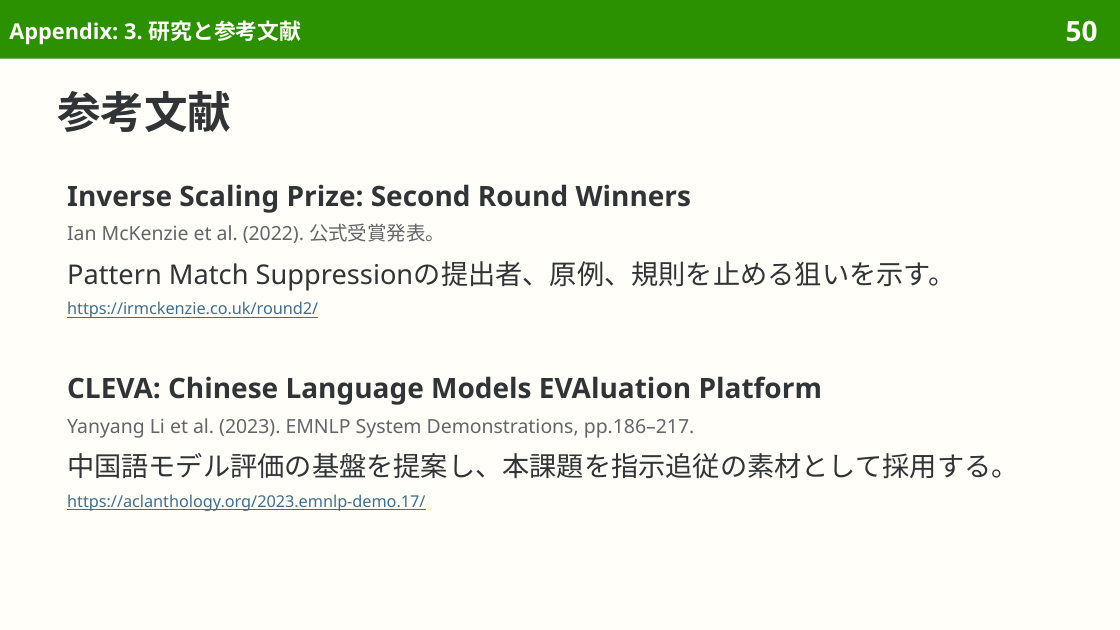
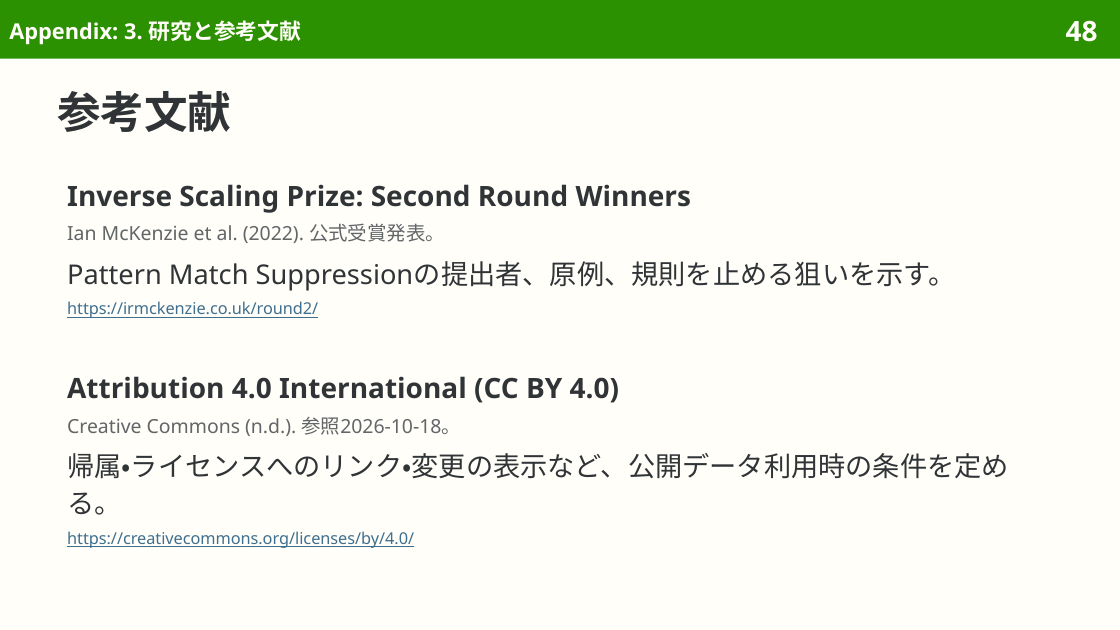
Before and after one commit to sasakiy84/datasets-in-10-minutes, a slide deck: slide 48 of slides/datasets-in-10-minutes-pattern-matching-suppression.pptx (slide 50 before the commit). Drawn at 1120x630 pixels with LibreOffice and Linux fonts; fonts in the diff are those of the drawing. Boxes give left, top, right and bottom in pixels: in the first picture for what was removed or moved away, otherwise in the second. Text is boxed around its words. In the diff, an @@ line names an element or a change of style, - is before the commit and + after.

```diff
--- a/slides/datasets-in-10-minutes-pattern-matching-suppression.pptx
+++ b/slides/datasets-in-10-minutes-pattern-matching-suppression.pptx
@@ page number at (1066, 20, 1098, 42): text changed @@
-50
+48
@@ text at (67, 376, 1009, 548): text changed; size 12.5 to 10.5 pt @@
-CLEVA: Chinese Language Models EVAluation Platform
-Yanyang Li et al. (2023). EMNLP System Demonstrations, pp.186–217.
-中国語モデル評価の基盤を提案し、本課題を指示追従の素材として採用する。
-https://aclanthology.org/2023.emnlp-demo.17/
+Attribution 4.0 International (CC BY 4.0)
+Creative Commons (n.d.). 参照2026-10-18。
+帰属・ライセンスへのリンク・変更の表示など、公開データ利用時の条件を定める。
+https://creativecommons.org/licenses/by/4.0/
```
Also in this commit, not shown: 4 other slides changed, 3 slides removed, 49 other files.
